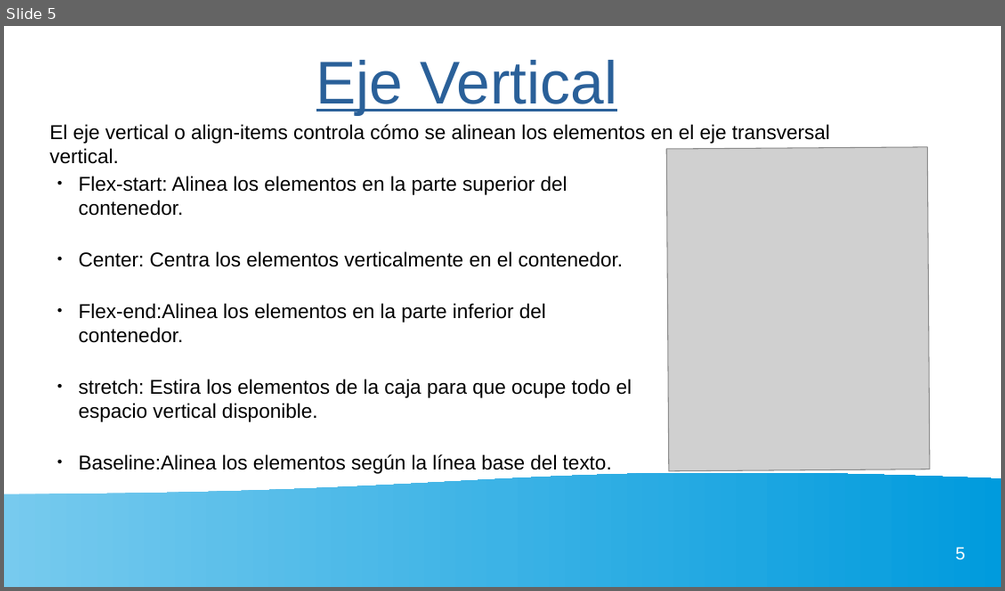
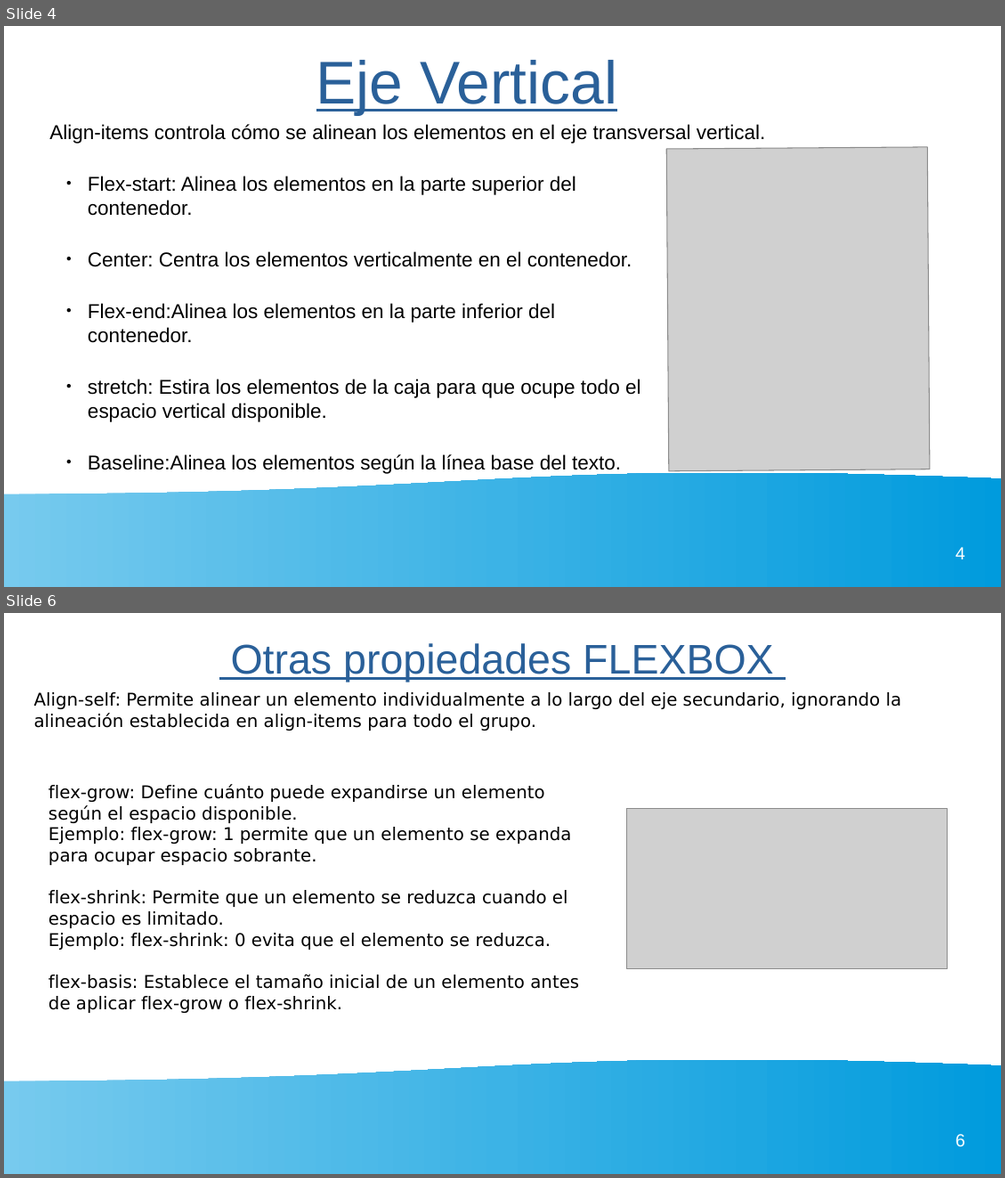
Before and after one commit to gaizkamg/HTML-CSS-Entregable, a slide deck: Presentacion/presentacion-flexbox.odp. Shown one above the other, each under a label of ours: slide 5 before the commit, slides 4 and 6 after it; the slides between them are not shown. The pictures are 1005x591 and 1005x1178 pixels, drawn with LibreOffice and Linux fonts; fonts in the diff are those of the drawing; grey boxes stand for pictures. Boxes give left, top, right and bottom in pixels: in the first picture for what was removed or moved away, otherwise in the second. Text is boxed around its words. In the diff, an @@ line names an element or a change of style, - is before the commit and + after.

```diff
--- a/Presentacion/presentacion-flexbox.odp
+++ b/Presentacion/presentacion-flexbox.odp
@@ slide 6 added at [4, 613, 1001, 1174], background #FFFFFF; not listed: 1 template element that a slide beside it also shows @@
@@ title added at [231, 643, 773, 682], 33 pt, text #2A6099, underline @@
+Otras propiedades FLEXBOX
@@ text added at [34, 692, 902, 730], 14 pt, text #000000 @@
+Align-self: Permite alinear un elemento individualmente a lo largo del eje secundario, ignorando la alineación establecida en align-items para todo el grupo.
@@ text added at [48, 784, 579, 1013], 14 pt, text #000000 @@
+flex-grow: Define cuánto puede expandirse un elemento según el espacio disponible.
+Ejemplo: flex-grow: 1 permite que un elemento se expanda para ocupar espacio sobrante.
+flex-shrink: Permite que un elemento se reduzca cuando el espacio es limitado.
+Ejemplo: flex-shrink: 0 evita que el elemento se reduzca.
+flex-basis: Establece el tamaño inicial de un elemento antes de aplicar flex-grow o flex-shrink.
@@ picture added at [627, 810, 947, 969] @@
@@ page number added at [955, 1134, 965, 1147], 14 pt, text #FFFFFF @@
+6
@@ what was slide 5 is now slide 4 @@
@@ slide 4 changed as well @@
@@ text at [49, 124, 765, 143]: text changed @@
-El eje vertical o align-items controla cómo se alinean los elementos en el eje transversal vertical.
+Align-items controla cómo se alinean los elementos en el eje transversal vertical.
@@ text "Flex-start: Alinea los elementos en ...": place and size @@
-text "Flex-start: Alinea los elementos en ..." at [79, 176, 632, 474]
+text "Flex-start: Alinea los elementos en ..." at [88, 176, 641, 474]
@@ page number at [955, 547, 965, 559]: text changed @@
-5
+4
```
Also in this commit, not shown: 3 other slides changed, 1 other slide added, 1 slide removed, 2 other files.
